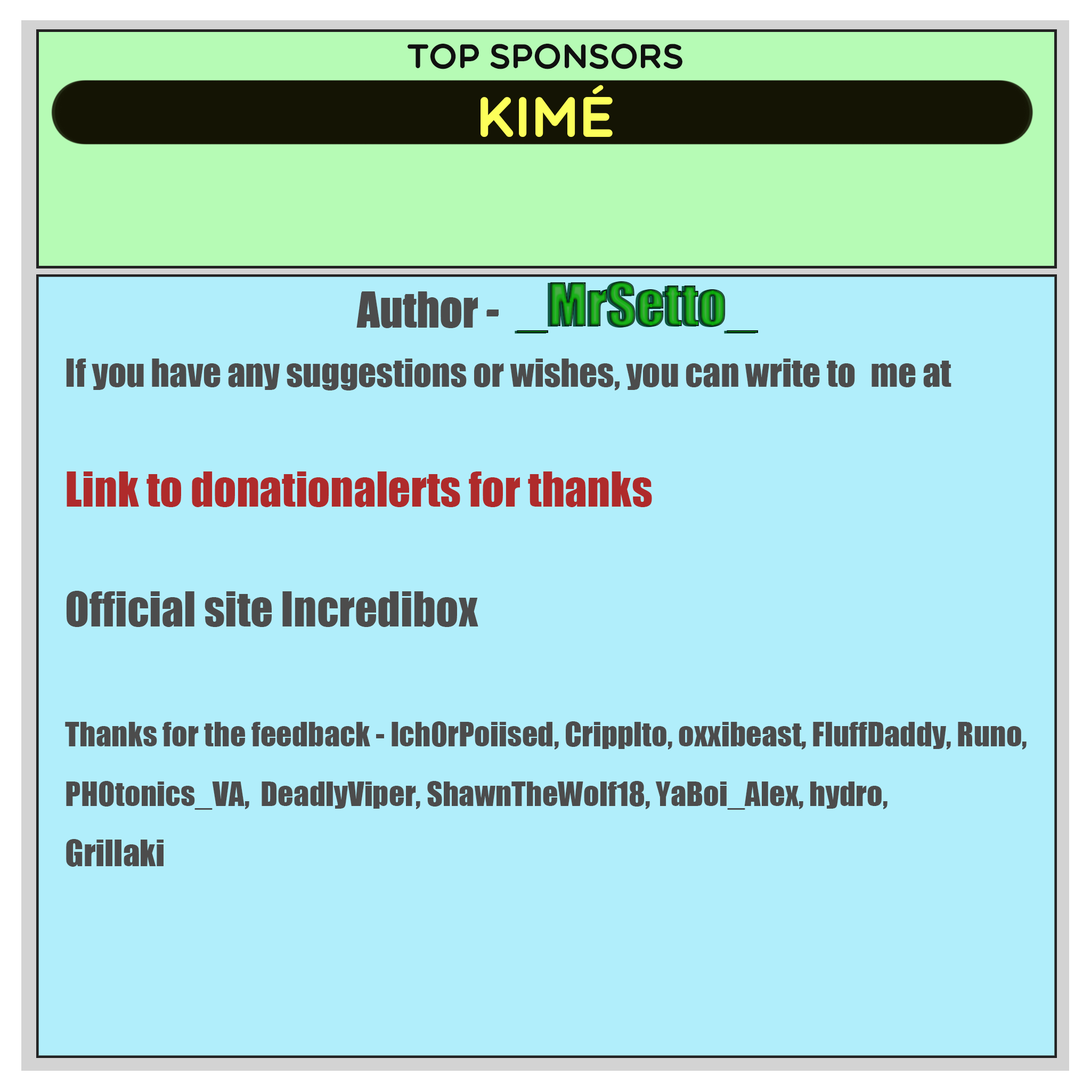
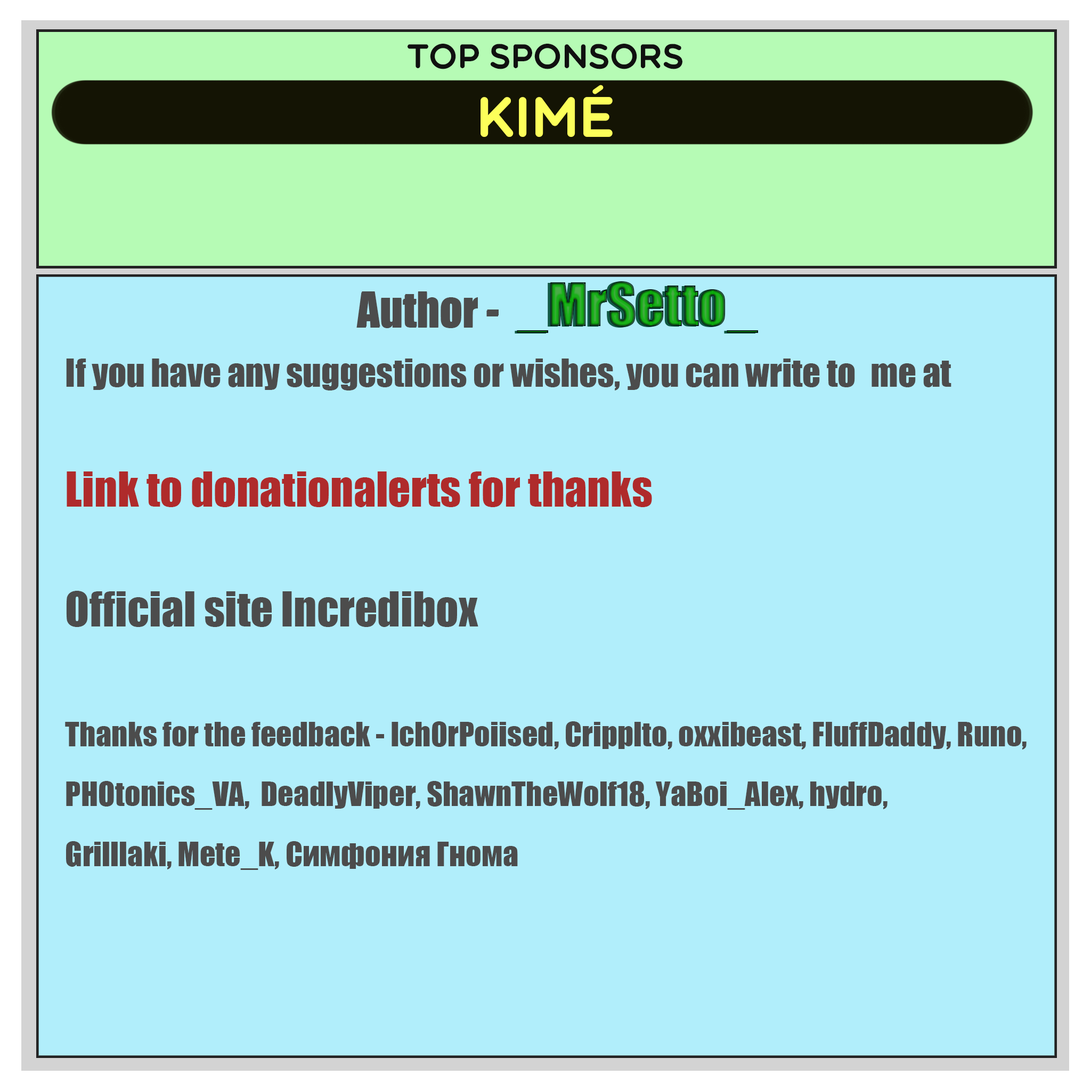
Revision of a layered 1091 x 1091 image; what changed, layer by layer:
painted on "Author - _MrSetto_ If you have any suggestions" over [66, 839, 519, 871]
